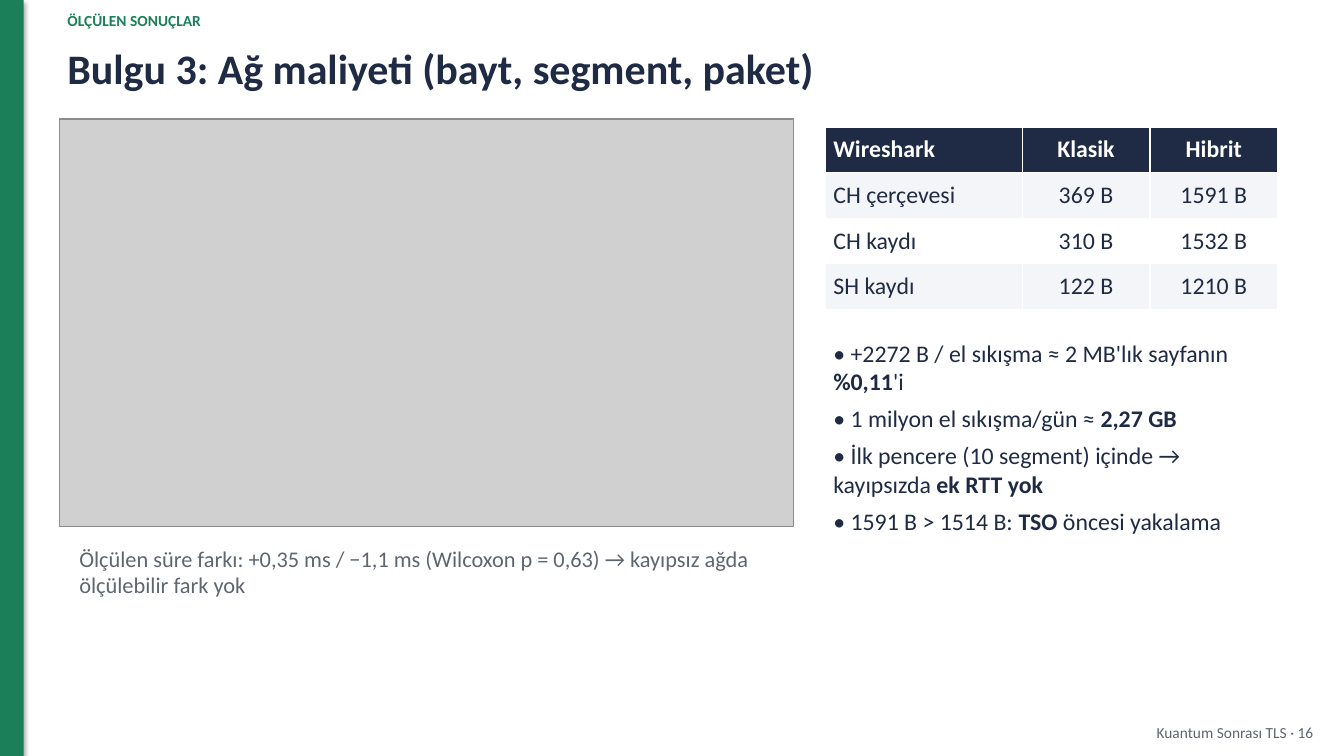
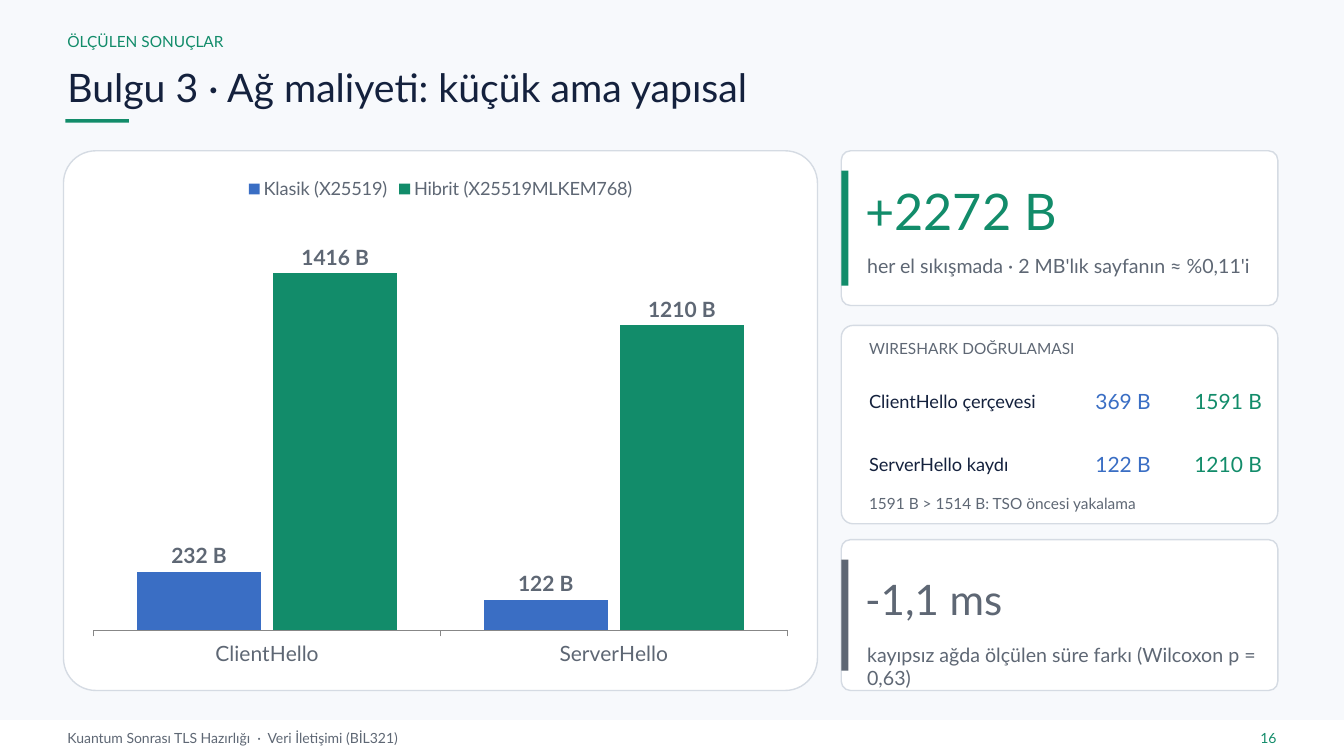
Before and after one commit to yeozyurt/yeozyurt, a slide deck: slide 16 of veri_iletisimi_proje/Rumeysa_Betul_Ozyurt_Veri_Iletisimi_Proje_Sunumu.pptx. Drawn at 1344x756 pixels with LibreOffice and Linux fonts; fonts in the diff are those of the drawing; grey boxes stand for pictures. Boxes give left, top, right and bottom in pixels: in the first picture for what was removed or moved away, otherwise in the second. Text is boxed around its words. In the diff, an @@ line names an element or a change of style, - is before the commit and + after.

```diff
--- a/veri_iletisimi_proje/Rumeysa_Betul_Ozyurt_Veri_Iletisimi_Proje_Sunumu.pptx
+++ b/veri_iletisimi_proje/Rumeysa_Betul_Ozyurt_Veri_Iletisimi_Proje_Sunumu.pptx
@@ background #FFFFFF to #F7F9FC @@
@@ rectangle removed at (0,0,24,756) @@
@@ text "ÖLÇÜLEN SONUÇLAR": place and size @@
-text "ÖLÇÜLEN SONUÇLAR" at (67,13,201,29)
+text "ÖLÇÜLEN SONUÇLAR" at (67,33,223,50)
@@ text "ÖLÇÜLEN SONUÇLAR" at (67,33,223,50): font Calibri to Lato, text colour #1B7F5A to #128C6A, bold off @@
@@ text at (67,73,747,109): text changed; size 30 to 28 pt; font Calibri to Lato; text colour #1F2A44 to #14213D; bold off @@
-Bulgu 3: Ağ maliyeti (bayt, segment, paket)
+Bulgu 3 · Ağ maliyeti: küçük ama yapısal
@@ picture removed at (59,119,793,527) @@
@@ rectangle added at (66,119,129,123), fill #128C6A @@
@@ table removed at (826,127,1278,310), 4 rows, 3 columns @@
-Wireshark | Klasik | Hibrit
-CH çerçevesi | 369 B | 1591 B
-CH kaydı | 310 B | 1532 B
-SH kaydı | 122 B | 1210 B
@@ rounded rectangle added at (64,151,818,691), fill #FFFFFF, outline #D5DBE3 1 pt @@
@@ column chart added at (80,166,803,679) @@
+categories: ClientHello, ServerHello
+Klasik (X25519): 232, 122
+Hibrit (X25519MLKEM768): 1416, 1210
@@ rounded rectangle added at (842,151,1278,307), fill #FFFFFF, outline #D5DBE3 1 pt @@
@@ rectangle added at (842,170,849,285), fill #128C6A @@
@@ text added at (865,193,1057,230), 36 pt, text #128C6A @@
++2272 B
@@ text added at (867,258,1250,277), 14 pt, text #5E6774 @@
+her el sıkışmada · 2 MB'lık sayfanın ≈ %0,11'i
@@ rounded rectangle added at (842,326,1278,524), fill #FFFFFF, outline #D5DBE3 1 pt @@
@@ text removed at (833,345,1228,534) @@
-• +2272 B / el sıkışma ≈ 2 MB'lık sayfanın %0,11'i
-• 1 milyon el sıkışma/gün ≈ 2,27 GB
-• İlk pencere (10 segment) içinde → kayıpsızda ek RTT yok
-• 1591 B > 1514 B: TSO öncesi yakalama
@@ text added at (869,340,1074,354), 11 pt, text #5E6774 @@
+WIRESHARK DOĞRULAMASI
@@ text added at (869,394,1036,412), 13 pt, text #14213D @@
+ClientHello çerçevesi
@@ text added at (1095,394,1151,409), 15 pt, text #3A6EC4 @@
+369 B
@@ text added at (1194,393,1262,409), 15 pt, text #128C6A @@
+1591 B
@@ text added at (869,457,1009,474), 13 pt, text #14213D @@
+ServerHello kaydı
@@ text added at (1095,457,1151,472), 15 pt, text #3A6EC4 @@
+122 B
@@ text added at (1194,456,1262,472), 15 pt, text #128C6A @@
+1210 B
@@ text added at (869,497,1136,512), 11 pt, text #5E6774 @@
+1591 B > 1514 B: TSO öncesi yakalama
@@ rounded rectangle added at (842,539,1278,691), fill #FFFFFF, outline #D5DBE3 1 pt @@
@@ text removed at (79,549,748,597) @@
-Ölçülen süre farkı: +0,35 ms / −1,1 ms (Wilcoxon p = 0,63) → kayıpsız ağda ölçülebilir fark yok
@@ rectangle added at (842,560,849,670), fill #5E6774 @@
@@ text added at (865,585,1003,621), 30 pt, text #5E6774 @@
+-1,1 ms
@@ text added at (867,647,1239,688), 14 pt, text #5E6774 @@
+kayıpsız ağda ölçülen süre farkı (Wilcoxon p = 0,63)
@@ rectangle added at (0,721,1344,756), fill #FFFFFF @@
@@ text added at (67,731,398,746), 10 pt, text #5E6774 @@
+Kuantum Sonrası TLS Hazırlığı · Veri İletişimi (BİL321)
@@ text removed at (1157,727,1314,738) @@
-Kuantum Sonrası TLS · 16
@@ text added at (1260,733,1276,743), 10 pt, text #128C6A @@
+16
```
Also in this commit, not shown: 16 other slides changed, 5 slides added, 5 slides removed, 4 other files.
